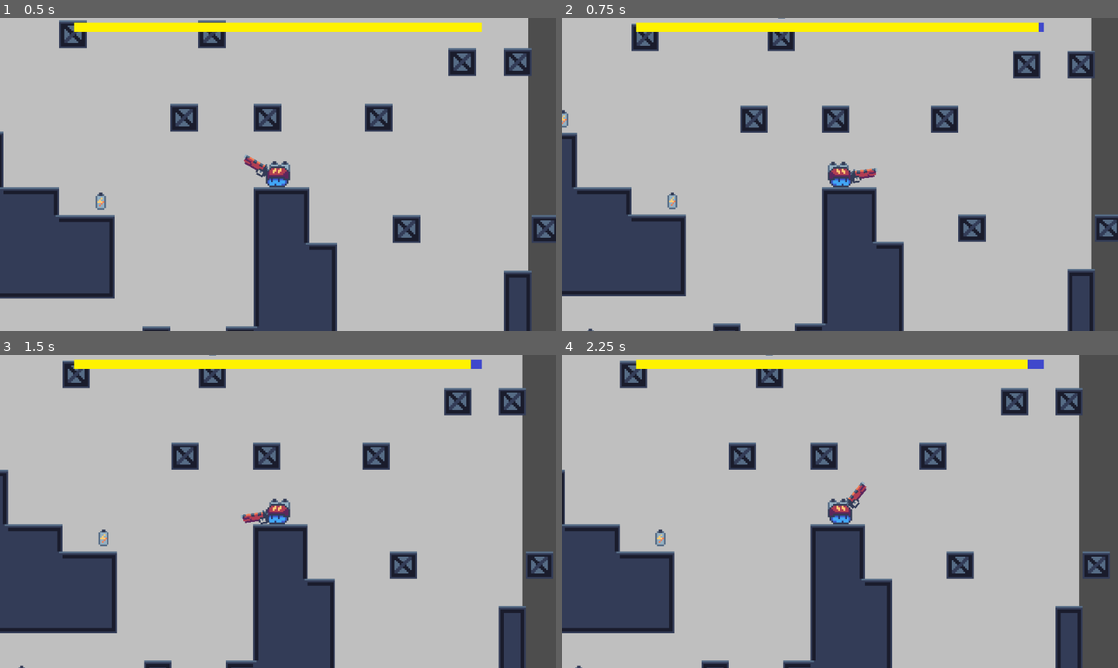
Above: before the commit, frames 1-4 (two rows, left to right).
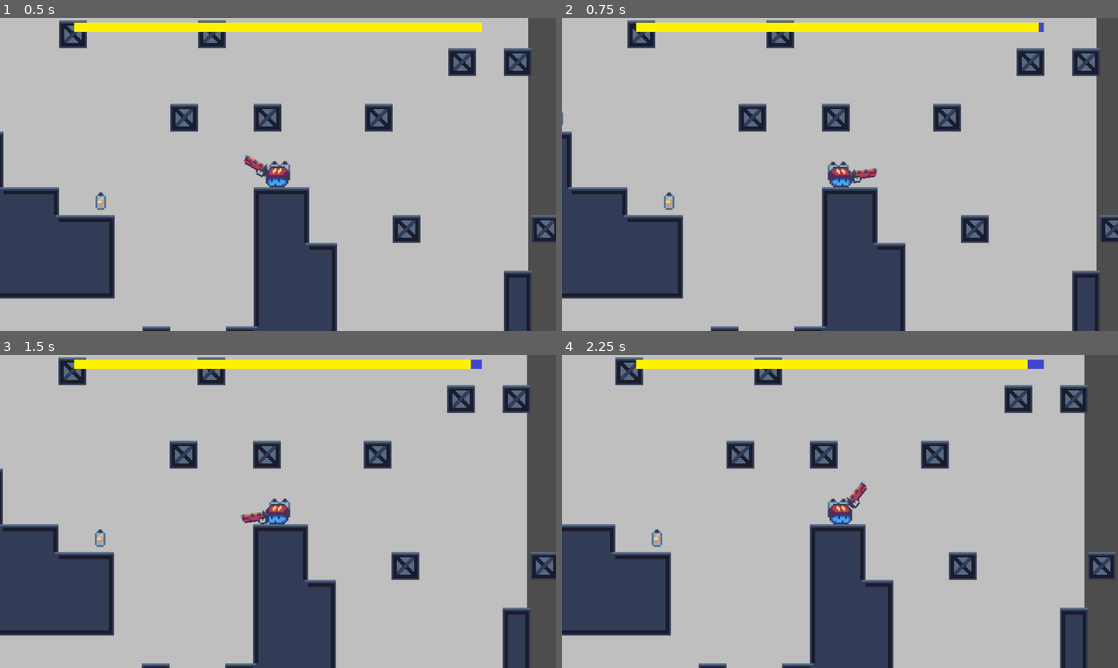
Above: after the commit, the same moments.

Repository: Lisieshy/gmtk-2024
Game: Godot game, scene res://World/test-world.tscn
The game is run twice, just before and just after one commit, with the same random seed, the same clock (stepped at 60 frames per second) and the same inputs.
Inputs (mouse positions are in pixels of both pictures, inside the frame that each line leads up to):
- Up to frame 1 (0.5 s): no input
- Up to frame 2 (0.75 s): tap Enter at 0.5 s; move the mouse to (962, 158) at 0.52 s; click (962, 158) at 0.6 s
- Up to frame 3 (1.5 s): tap Space at 1.25 s; move the mouse to (166, 527) at 1.27 s; click (166, 527) at 1.35 s
- Up to frame 4 (2.25 s): tap Enter at 2 s; move the mouse to (895, 442) at 2.02 s; click (895, 442) at 2.1 s

Frame 1 is identical in both runs. In frame 2, 6.4% of the frame differs, in the area x 0-100%, y 0-100%; in frame 3, 6.2%; in frame 4, 6.5%.

Commit message:
using tween on both zoom in and out + elastic tween!

Diff:
--- a/Scene/Player/player.gd
+++ b/Scene/Player/player.gd
@@ -43,7 +43,8 @@
 	if Input.is_action_just_released("Shooting"):
 		timer.stop()
 		var tween = get_tree().create_tween()
-		tween.tween_property(camera_2d, "zoom", Vector2.ONE * 3.0, 0.2).set_trans(Tween.TRANS_EXPO)
+		tween.tween_property(camera_2d, "zoom", Vector2.ONE * 3.0, 0.2).set_trans(Tween.TRANS_ELASTIC)
+		#tween.tween_property(camera_2d, "position", Vector2.ONE * gun.rotation, 0.2).set_trans(Tween.TRANS_EXPO)
 		energy_effect.visible = false
 		point_light_2d.visible = false
 		var angle = gun.rotation
@@ -61,7 +62,8 @@
 				energy_effect.frame = 2
 
 		var target_zoom = Vector2.ONE * lerp(camera_2d.zoom.x, 2.0, timer.wait_time)
-		camera_2d.zoom = target_zoom
+		var tween = get_tree().create_tween()
+		tween.tween_property(camera_2d, "zoom", Vector2.ONE * target_zoom, 0.2).set_trans(Tween.TRANS_EXPO)
 
 		energy_effect.material.set("shader_parameter/energy_color", color_progression.sample(timer.wait_time))
 		point_light_2d.color = color_progression.sample(timer.wait_time)
